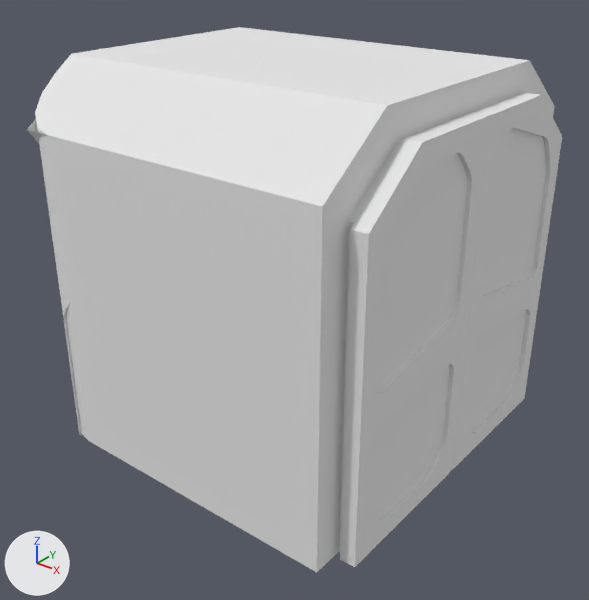
A saved change to the FBX model models/EscPod/EscPod_02a.fbx.
One viewpoint serves both versions: a 50 mm lens placed at (0.371, -0.877, 1.258), pointed at (-0.795, 0.581, 0.354). Lighting does not change. The marker at lower left points along +X, +Y and +Z. Where no turn or scale is listed for an object, it has been applied to the vertices. Vertices at the same position are counted once.

Script lines for the objects in view, before the commit:
```python
me_escpod_02a = bpy.data.meshes.new('EscPod_02a')
me_escpod_02a.from_pydata(...)  # 168 vertices, 148 faces; spans x -1.28..-0.363, y 0.16..1.12, z 0.0..0.941
me_escpod_02a.materials.append(mat_material)  # white #e7e7e7
me_escpod_door_01 = bpy.data.meshes.new('EscPod_Door_01')
me_escpod_door_01.from_pydata(...)  # 231 vertices, 458 faces; spans x -0.383..-0.345, y 0.221..0.64, z 0.0..0.876
me_escpod_door_01.materials.append(mat_material3)  # white #e7e7e7
me_escpod_door_02 = bpy.data.meshes.new('EscPod_Door_02')
me_escpod_door_02.from_pydata(...)  # 231 vertices, 458 faces; spans x -0.383..-0.345, y 0.64..1.059, z 0.0..0.876
me_escpod_door_02.materials.append(mat_material3)  # white #e7e7e7
ob_escpod_02a = bpy.data.objects.new('EscPod_02a', me_escpod_02a)
ob_escpod_02a.location = (0.0, 0.0, 0.0)
ob_escpod_door_01 = bpy.data.objects.new('EscPod_Door_01', me_escpod_door_01)
ob_escpod_door_01.location = (0.0, 0.0, 0.0)
ob_escpod_door_02 = bpy.data.objects.new('EscPod_Door_02', me_escpod_door_02)
ob_escpod_door_02.location = (0.0, 0.0, 0.0)
```
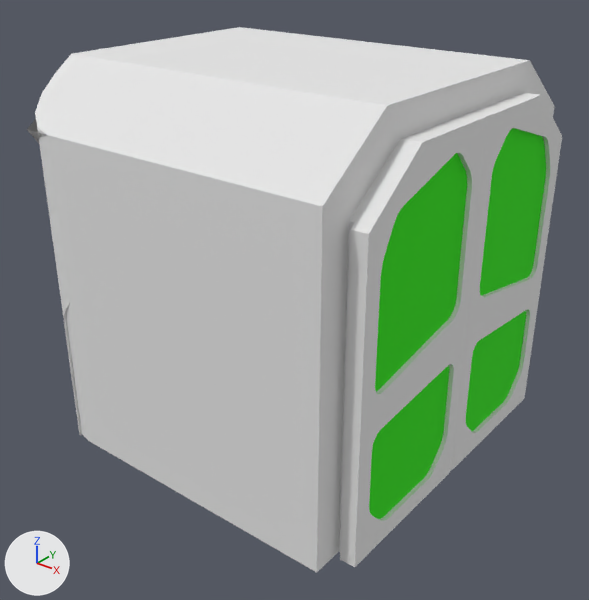
Commit message: Escape pod glass door

Pixel boxes [x1, y1, x2, y2] of what changed, in the pictures (589 x 600 px):
'Overhead_high', added
    after: [27, 119, 47, 143]
part 1 of me_escpod_door_02, recoloured (white to green)
    both: [466, 128, 546, 431]
part 2 of me_escpod_door_01, recoloured (white to green)
    both: [369, 153, 467, 519]

Patch to the scene script:
```diff
--- a/models/EscPod/EscPod_02a.fbx.py
+++ b/models/EscPod/EscPod_02a.fbx.py
@@ mat_material4 @@
+mat_material4 = principled_material('Material4')
+mat_material4.base_color = (0.0276, 0.8, 0.0)  # green #2ee700
+mat_material4.roughness = 0.929
@@ me_escpod_door_01 @@
 me_escpod_door_01.from_pydata(...)  # 231 vertices, 458 faces; spans x -0.383..-0.345, y 0.221..0.64, z 0.0..0.876
 # used by ob_escpod_door_01; location = (0.0, 0.0, 0.0)
+# me_escpod_door_01 part 2: 82 of the faces centred in x -0.372..-0.355, y 0.269..0.59, z 0.053..0.823 switch from mat_material3 (white #e7e7e7) to mat_material4 (green #2ee700)
@@ me_escpod_door_02 @@
 me_escpod_door_02.from_pydata(...)  # 231 vertices, 458 faces; spans x -0.383..-0.345, y 0.64..1.059, z 0.0..0.876
 # used by ob_escpod_door_02; location = (0.0, 0.0, 0.0)
+# me_escpod_door_02 part 1: 82 of the faces centred in x -0.372..-0.355, y 0.69..1.011, z 0.053..0.823 switch from mat_material3 (white #e7e7e7) to mat_material4 (green #2ee700)
@@ me_overhead_high @@
+me_overhead_high.from_pydata(...)  # 384 vertices, 744 faces; spans x -1.222..-0.443, y 0.16..1.12, z 0.751..0.941
+me_overhead_high.materials.append(mat_material)  # white #e7e7e7
@@ ob_overhead_high @@
+ob_overhead_high = bpy.data.objects.new('Overhead_high', me_overhead_high)
+ob_overhead_high.location = (0.0, 0.0, 0.0)
```
